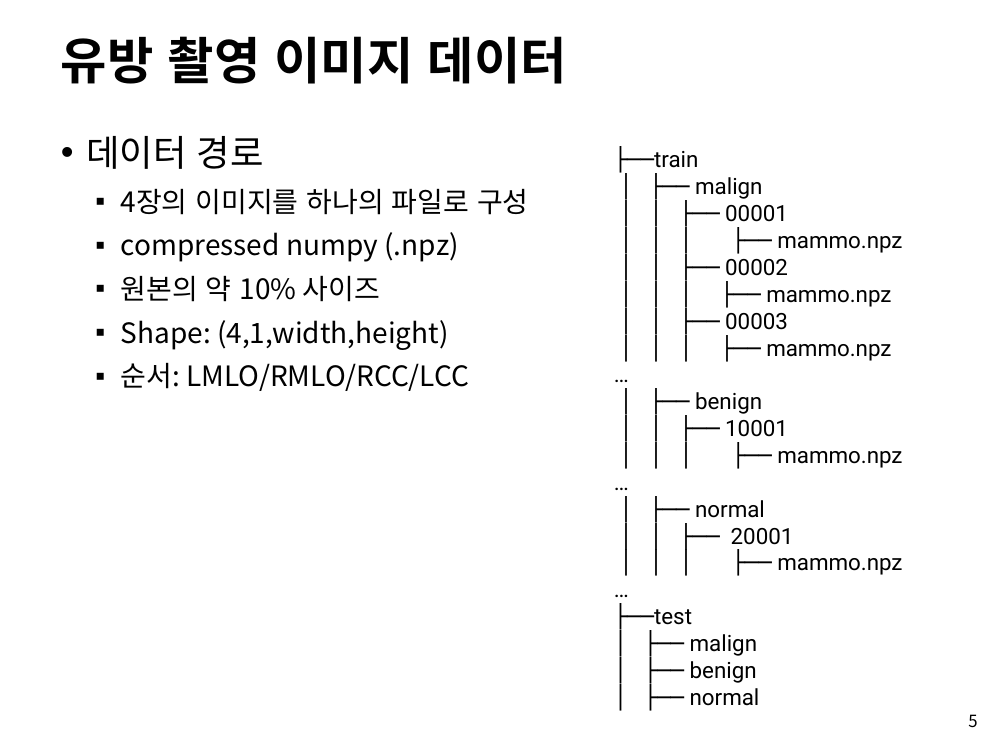
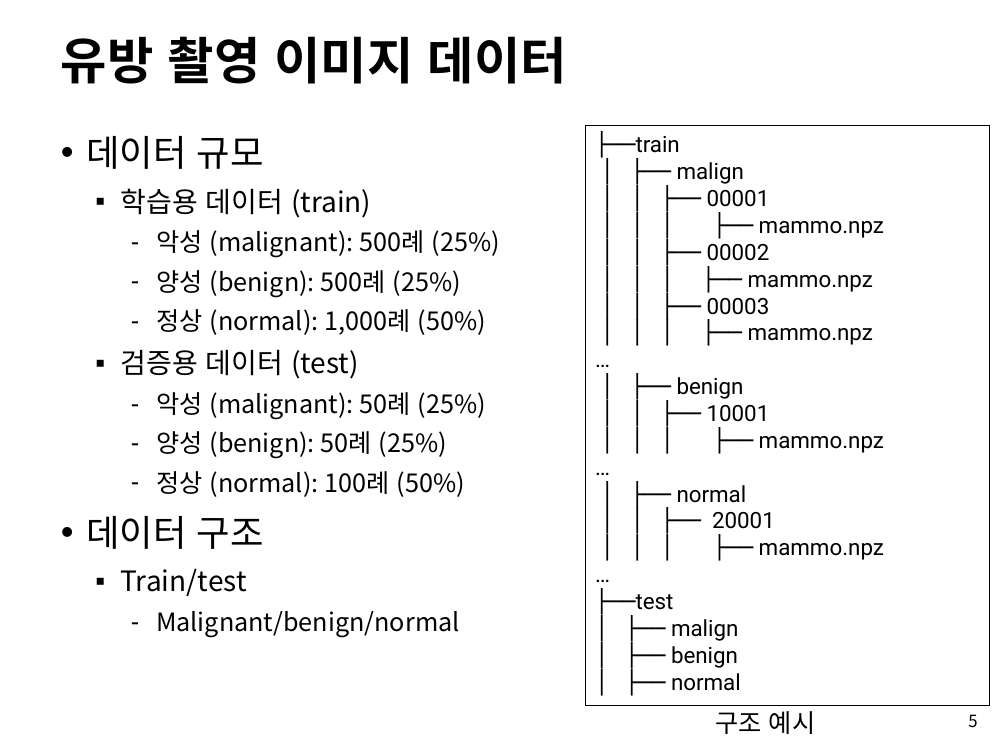
Before and after one commit to nccaiteam/KHD2019_MAMMO, a slide deck: slide 5 of introduction.pptx. Drawn at 1008x756 pixels with LibreOffice and Linux fonts; fonts in the diff are those of the drawing; background and template pictures are left out. Boxes give left, top, right and bottom in pixels: in the first picture for what was removed or moved away, otherwise in the second. Text is boxed around its words. In the diff, an @@ line names an element or a change of style, - is before the commit and + after.

```diff
--- a/introduction.pptx
+++ b/introduction.pptx
@@ text at (86,136,500,638): text changed; size 20 to 18 pt @@
-• 데이터 경로
-  ▪ 4장의 이미지를 하나의 파일로 구성
-  ▪ compressed numpy (.npz)
-  ▪ 원본의 약 10% 사이즈
-  ▪ Shape: (4,1,width,height)
-  ▪ 순서: LMLO/RMLO/RCC/LCC
+• 데이터 규모
+  ▪ 학습용 데이터 (train)
+    – 악성 (malignant): 500례 (25%)
+    – 양성 (benign): 500례 (25%)
+    – 정상 (normal): 1,000례 (50%)
+  ▪ 검증용 데이터 (test)
+    – 악성 (malignant): 50례 (25%)
+    – 양성 (benign): 50례 (25%)
+    – 정상 (normal): 100례 (50%)
+• 데이터 구조
+  ▪ Train/test
+    – Malignant/benign/normal
@@ rectangle "├──train": place and size @@
-rectangle "├──train" at (654,151,902,706)
+rectangle "├──train" at (586,125,990,706)
@@ rectangle "├──train" at (586,125,990,706): outline none to #000000 0.75 pt @@
@@ text added at (716,711,815,734), 18 pt, text #000000 @@
+구조 예시
```
Also in this commit, not shown: 2 other slides changed, 2 other files.
